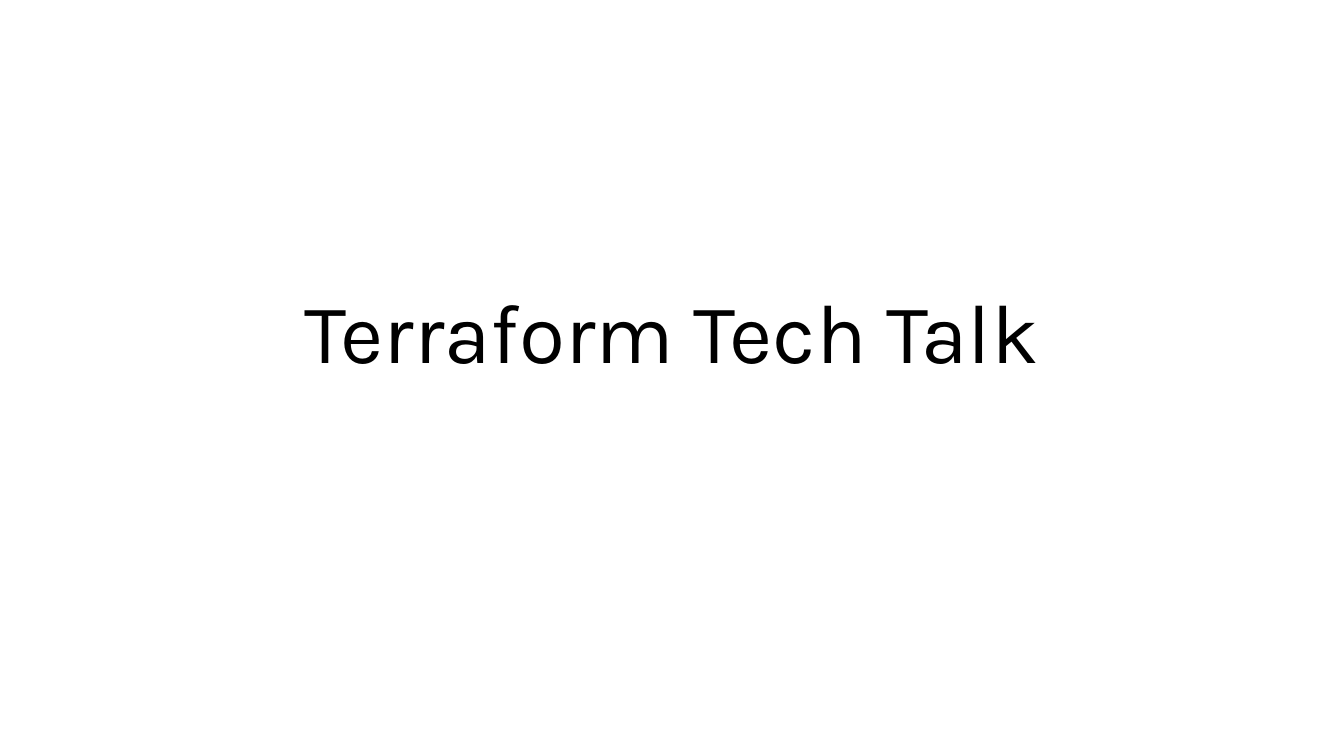
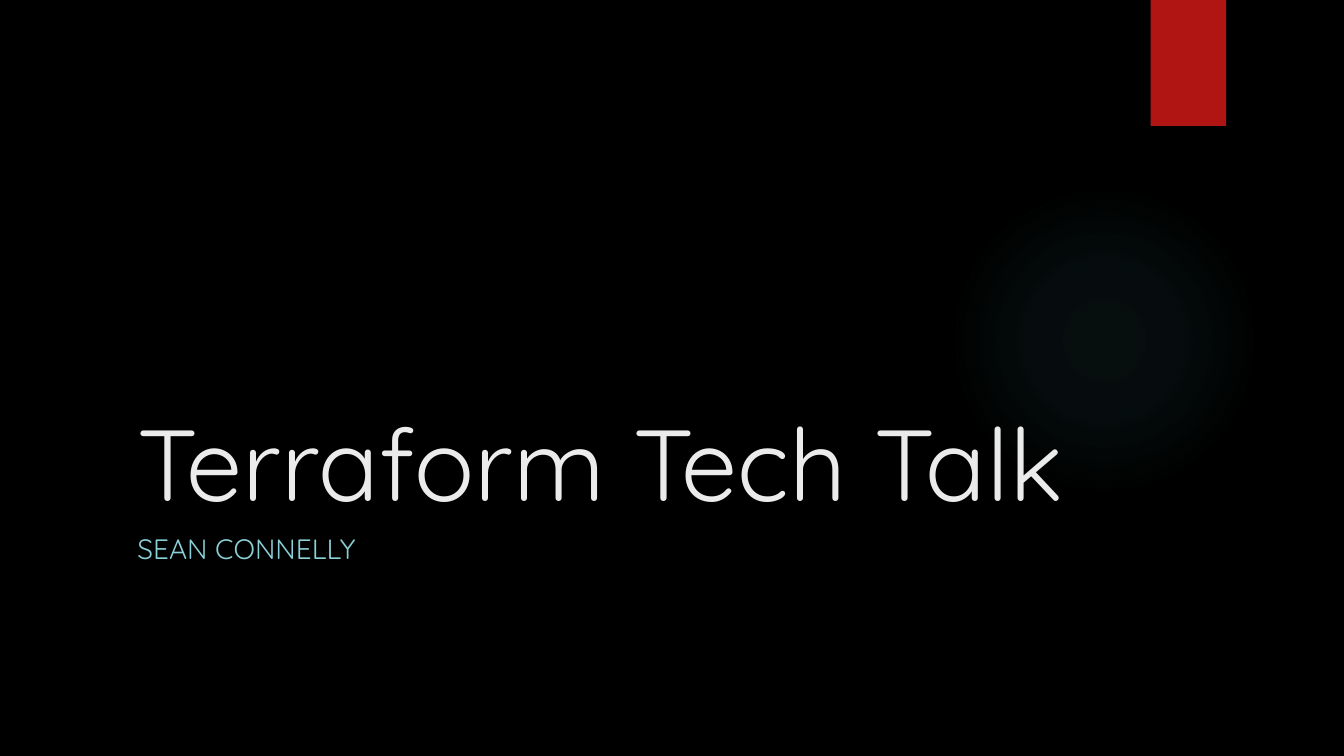
Before and after one commit to 2good4hisowngood/Terraform-tech-talk, a slide deck: slide 1 of Terraform Tech Talk.pptx. Drawn at 1344x756 pixels with LibreOffice and Linux fonts; fonts in the diff are those of the drawing; background and template pictures are left out. Boxes give left, top, right and bottom in pixels: in the first picture for what was removed or moved away, otherwise in the second. Text is boxed around its words. In the diff, an @@ line names an element or a change of style, - is before the commit and + after.

```diff
--- a/Terraform Tech Talk.pptx
+++ b/Terraform Tech Talk.pptx
@@ background #FFFFFF to picture (left out) @@
@@ rectangle added at bbox=[1150, 0, 1226, 126], fill #B01513 @@
@@ title "Terraform Tech Talk": place and size @@
-title "Terraform Tech Talk" at bbox=[305, 305, 1039, 364]
+title "Terraform Tech Talk" at bbox=[137, 426, 1064, 502]
@@ title "Terraform Tech Talk" at bbox=[137, 426, 1064, 502]: size 60 to 72 pt, font Karla to Quicksand, text colour #000000 to #EBEBEB; alignment centre to left; line spacing 0.9 to 1 @@
@@ ellipse added at bbox=[949, 185, 1259, 495], fill gradient #50B9C1 @@
@@ subtitle added at bbox=[137, 539, 355, 560], 20 pt, text #8AD0D6 @@
+SEAN CONNELLY
```
Also in this commit, not shown: 9 other slides changed.
